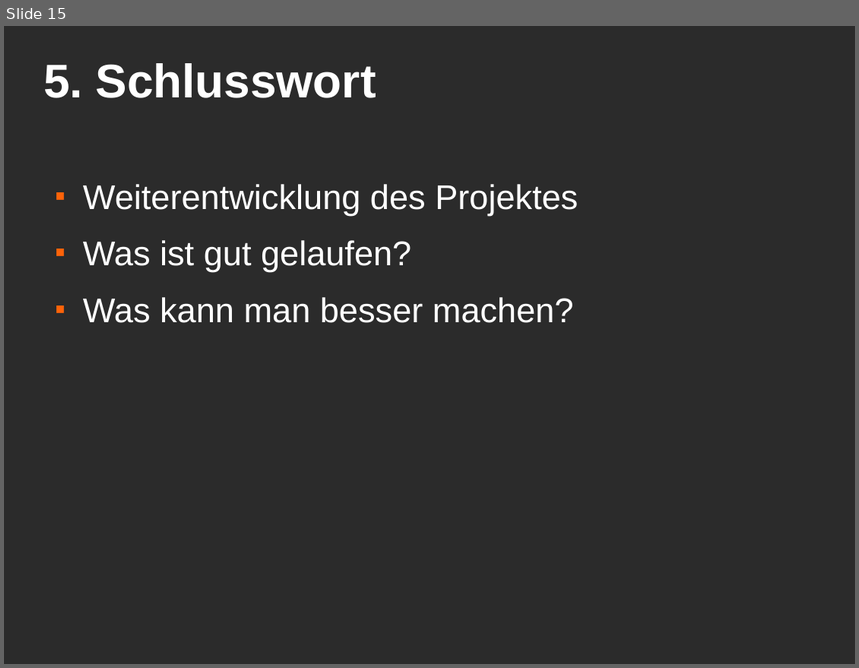
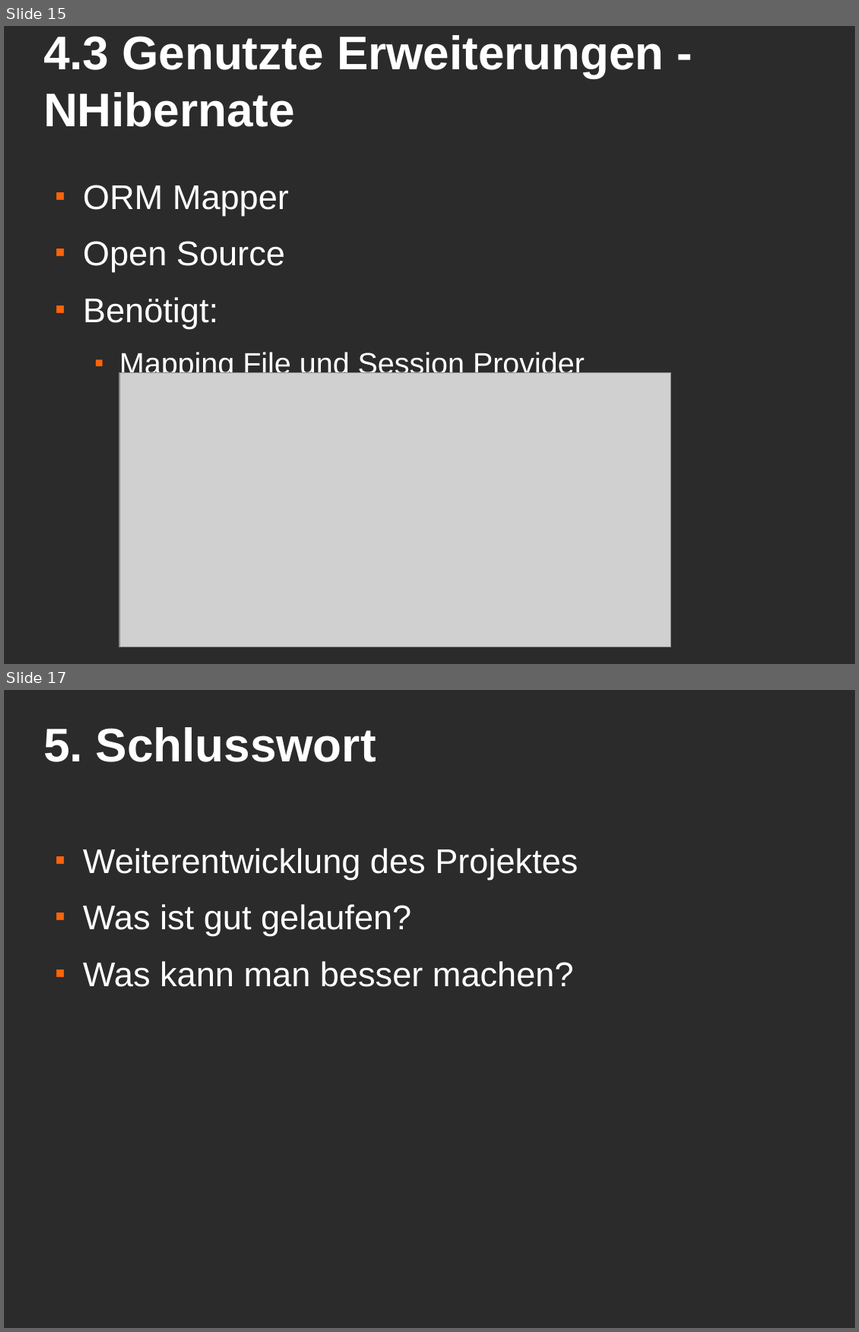
Before and after one commit to MacMuffin/Geldverleih, a slide deck: Geldverleih/geldverleih_präsi.odp. Shown one above the other, each under a label of ours: slide 15 before the commit, slides 15 and 17 after it; the slides between them are not shown. The pictures are 859x668 and 859x1332 pixels, drawn with LibreOffice and Linux fonts; fonts in the diff are those of the drawing; grey boxes stand for pictures; background and template pictures are left out; a plain dark background stands for a picture behind light text. Boxes give left, top, right and bottom in pixels: in the first picture for what was removed or moved away, otherwise in the second. Text is boxed around its words. In the diff, an @@ line names an element or a change of style, - is before the commit and + after.

Commit message:
- Präsentation: Neuer Punkt unter Umsetzung: Genutzte Erweiterungen.

```diff
--- a/Geldverleih/geldverleih_präsi.odp
+++ b/Geldverleih/geldverleih_präsi.odp
@@ slide 15 added at [4,26,855,664], background picture (left out) @@
@@ title added at [44,35,664,127], 44 pt, text #FFFFFF, bold @@
+4.3 Genutzte Erweiterungen - NHibernate
@@ text added at [83,185,585,380], 28 pt, text #FFFFFF @@
+■ ORM Mapper
+■ Open Source
+■ Benötigt:
+  ■ Mapping File und Session Provider
@@ picture added at [120,373,672,648] @@
@@ what was slide 15 is now slide 17 @@
```
Also in this commit, not shown: 3 slides changed, 1 other slide added, 48 other files.
